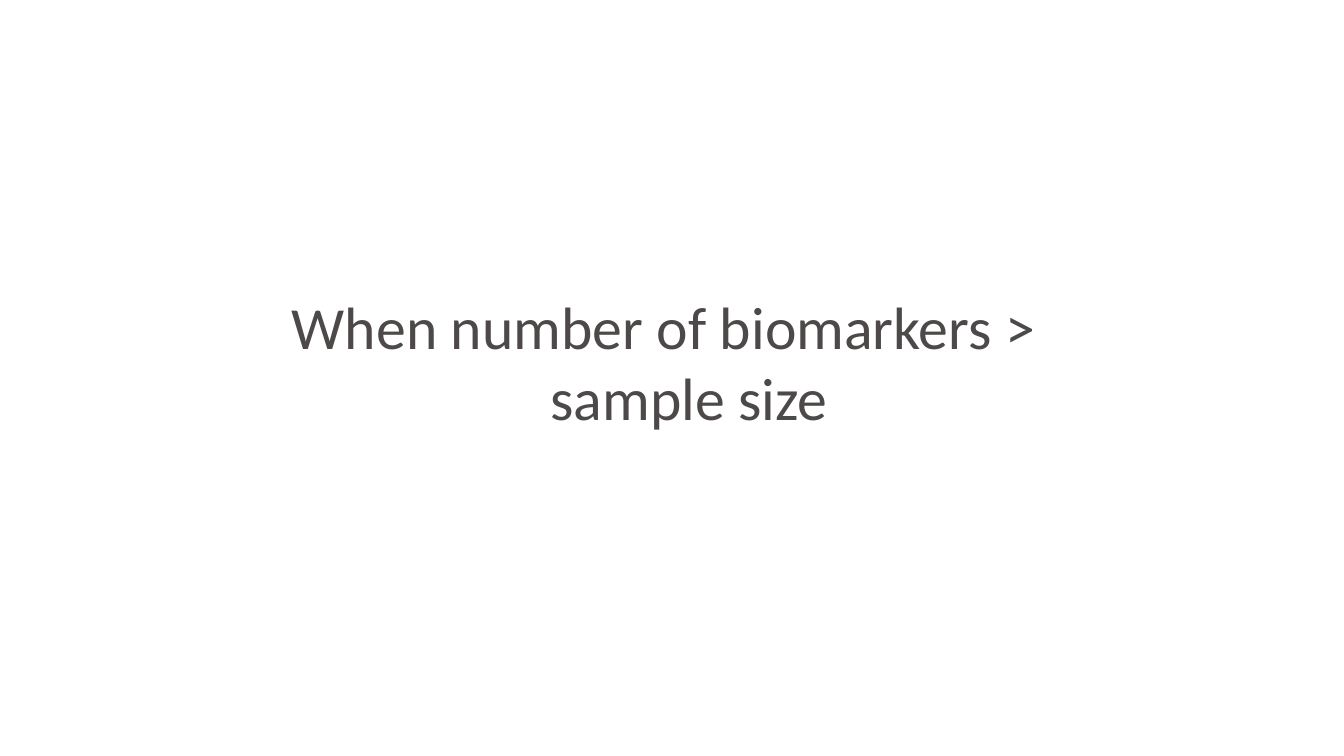
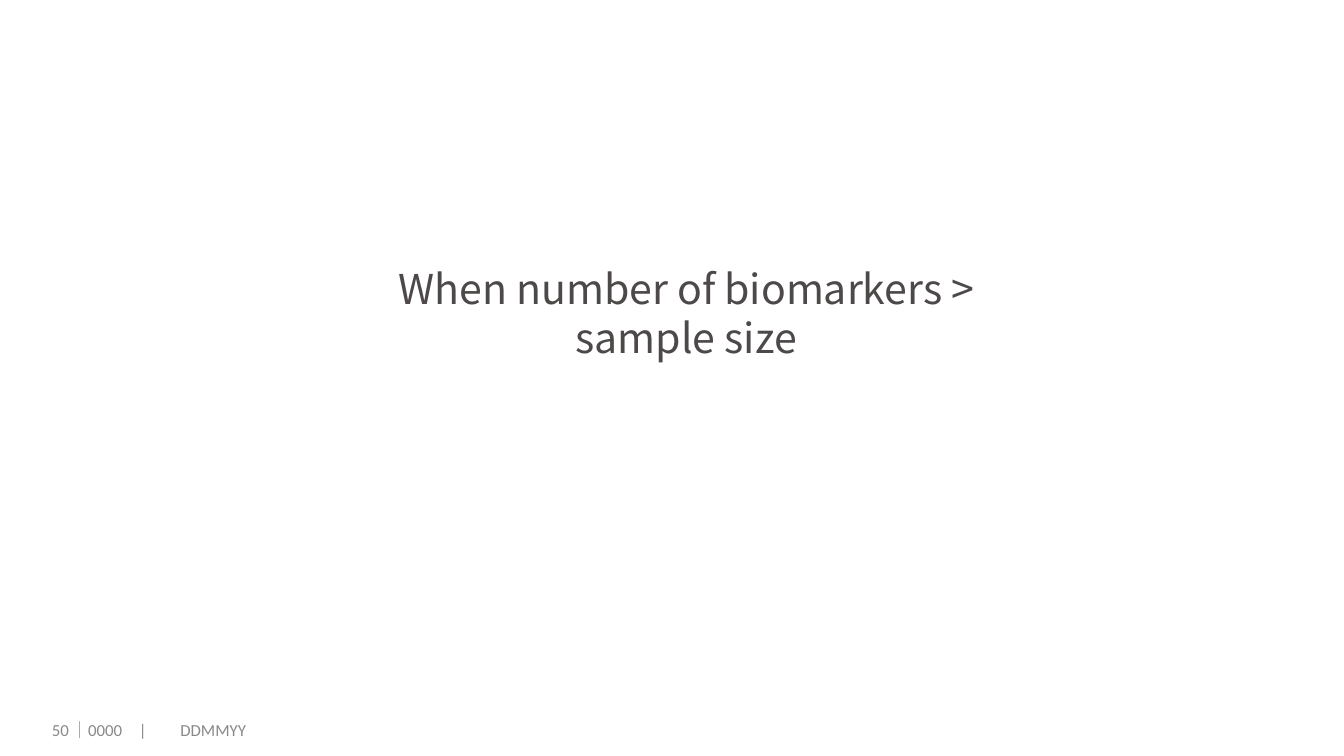
Before and after one commit to dengwx11/GroupLasso, a slide deck: slide 51 of manu & slides/Final.pptx (slide 43 before the commit). Drawn at 1344x756 pixels with LibreOffice and Linux fonts; fonts in the diff are those of the drawing; background and template pictures are left out. Boxes give left, top, right and bottom in pixels: in the first picture for what was removed or moved away, otherwise in the second. Text is boxed around its words. In the diff, an @@ line names an element or a change of style, - is before the commit and + after.

```diff
--- a/manu & slides/Final.pptx
+++ b/manu & slides/Final.pptx
@@ title "When number of biomarkers > ...": place and size @@
-title "When number of biomarkers > ..." at bbox=[292, 307, 992, 430]
+title "When number of biomarkers > ..." at bbox=[398, 271, 943, 363]
@@ title "When number of biomarkers > ..." at bbox=[398, 271, 943, 363]: size 32 to 22 pt, font Calibri to Noto Sans CJK JP; indent changed; less space between paragraphs; vertical alignment top to middle @@
@@ page number added at bbox=[52, 725, 69, 736], 9 pt, text #898989 @@
+50
@@ text added at bbox=[71, 721, 246, 738], 9 pt, text #898989 @@
+｜0000 | DDMMYY
```
Also in this commit, not shown: 14 other slides changed, 11 slides added, 3 slides removed, 2 other files.
